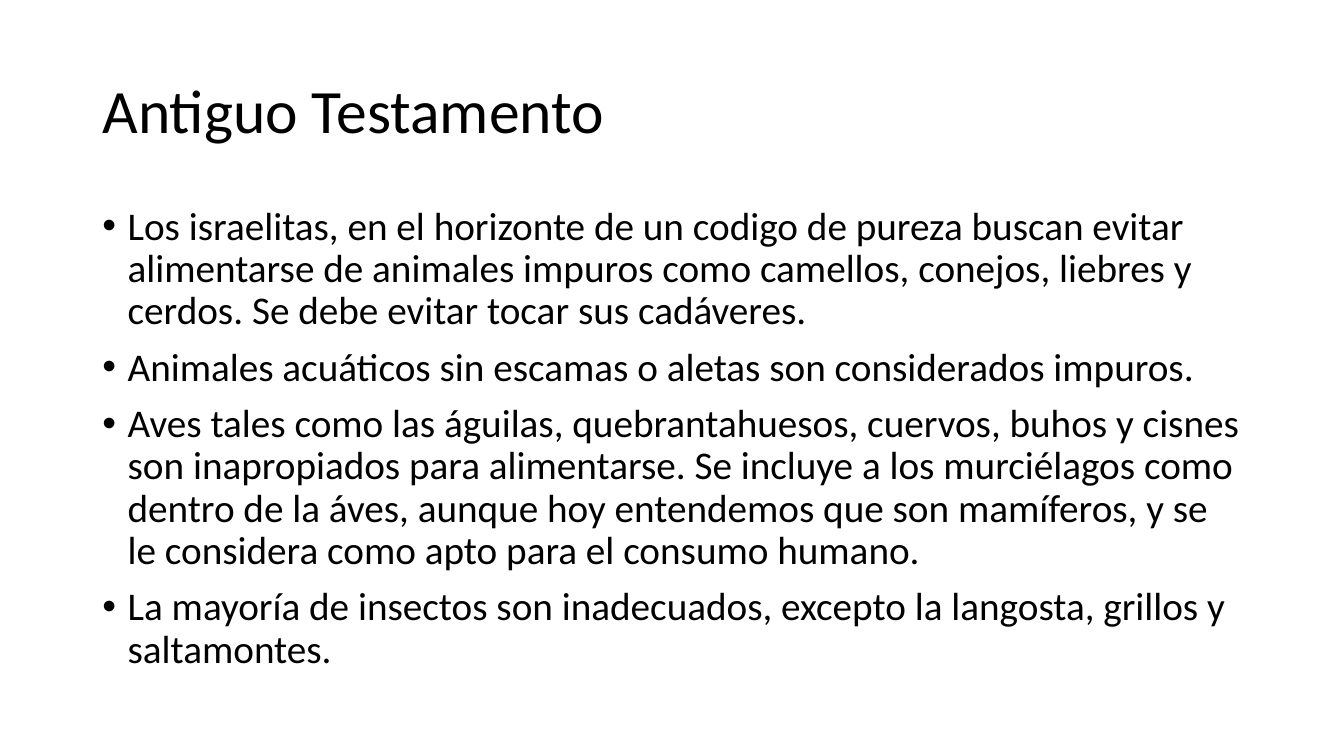
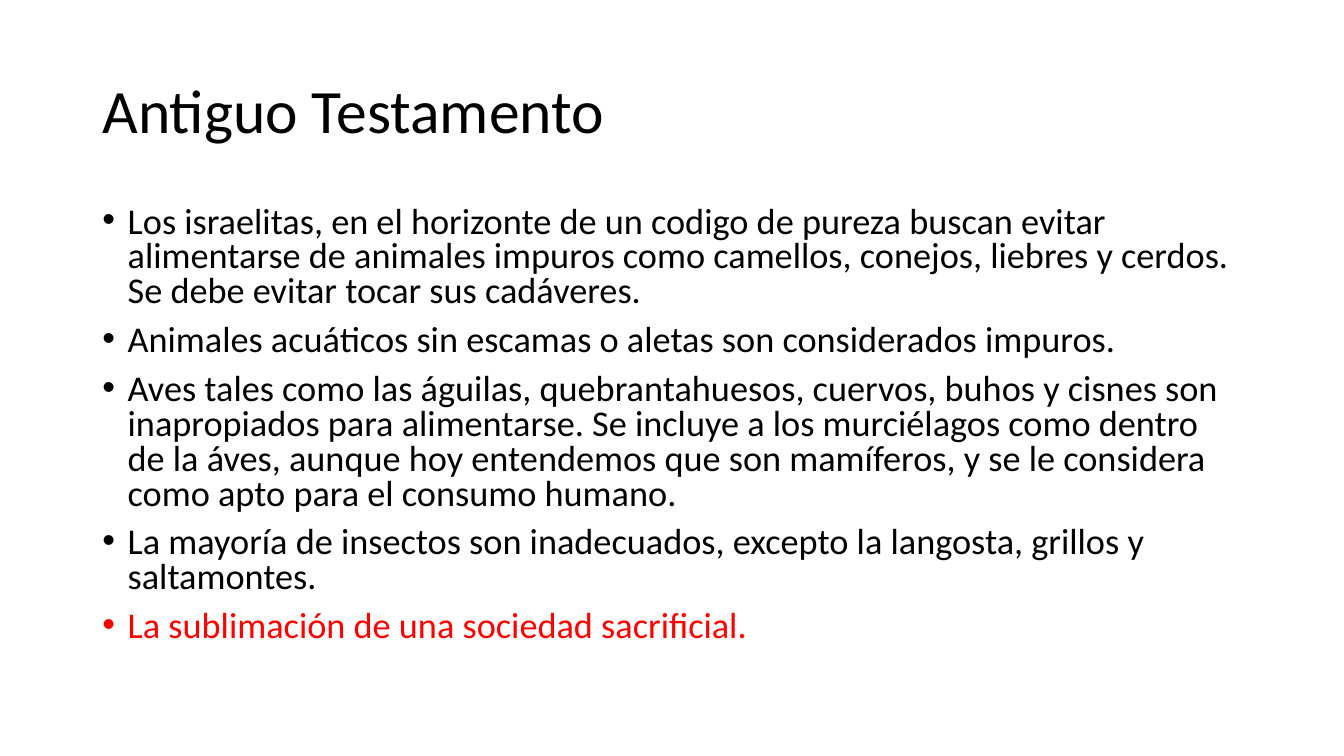
Before and after one commit to zaboltar/zaboltar.github.io, a slide deck: slide 6 of assets uarm/2019 sol-penscri-justfilpol/La Justicia antes de la Filosofía Política.pptx. Drawn at 1344x756 pixels with LibreOffice and Linux fonts; fonts in the diff are those of the drawing. Boxes give left, top, right and bottom in pixels: in the first picture for what was removed or moved away, otherwise in the second. Text is boxed around its words. In the diff, an @@ line names an element or a change of style, - is before the commit and + after.

```diff
--- a/assets uarm/2019 sol-penscri-justfilpol/La Justicia antes de la Filosofía Política.pptx
+++ b/assets uarm/2019 sol-penscri-justfilpol/La Justicia antes de la Filosofía Política.pptx
@@ text at (128, 208, 1228, 590): size 28 to 25.9 pt; line spacing 0.9 to 0.8 @@
@@ text at (128, 612, 746, 639): paragraph added @@
+• La sublimación de una sociedad sacrificial.
```
Also in this commit, not shown: 1 other slide changed, 1 slide added, 1 slide removed, 1 other file.
